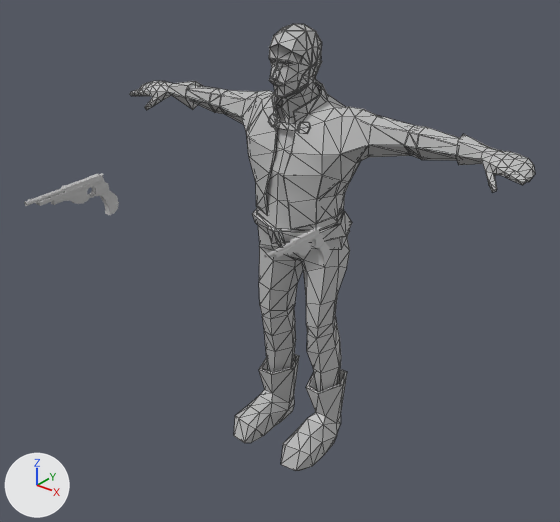
What one commit did to the FBX model Diamond Engine/Project Folder/Assets/Models/[3] - Main Menu Action Poses/GreefKarga_Pose.fbx.
One viewpoint serves both versions: a 50 mm lens placed at (0.0176, -0.0229, 0.0228), pointed at (0.0008, -0.0018, 0.0097). Lighting does not change. The marker at lower left points along +X, +Y and +Z. Mesh edges are drawn as thin lines on the coarser meshes. Where no turn or scale is listed for an object, it has been applied to the vertices. Vertices at the same position are counted once.

The first picture shows 'Blaster', 'Blaster1', 'Greef_Karga'.
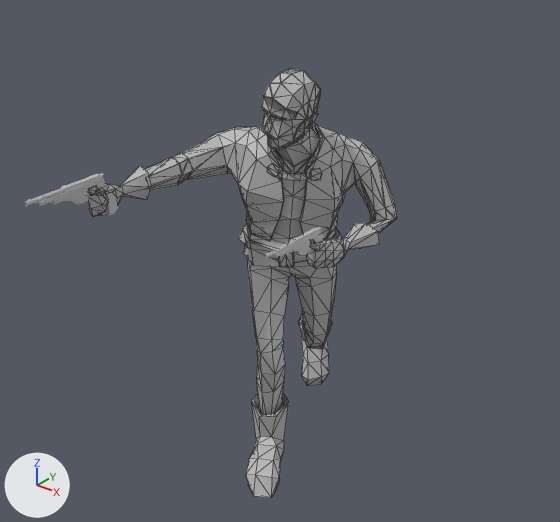
Location of each change, (x1, y1, x2, y2) in pixels of the pictures (560 x 522 px; the box of a moved part takes in the faces that stretch with it):
'Greef_Karga', reshaped, moved (23% narrower)
    before: (130, 24, 535, 471)
    after: (87, 69, 397, 498)
part 1 of me_mesh_002, moved or reshaped
    before: (272, 64, 281, 81)
    after: (264, 117, 274, 134)
part 2 of me_mesh_002, moved or reshaped
    before: (274, 119, 299, 131)
    after: (278, 170, 311, 181)
part 3 of me_mesh_002, moved or reshaped
    before: (298, 122, 310, 133)
    after: (267, 163, 280, 177)
part 4 of me_mesh_002, moved or reshaped
    before: (268, 114, 277, 127)
    after: (309, 168, 322, 180)
part 5 of me_mesh_002, moved or reshaped
    before: (252, 209, 352, 243)
    after: (238, 224, 343, 263)
part 6 of me_mesh_002, added
    after: (299, 314, 332, 386)
part 7 of me_mesh_002, moved or reshaped
    before: (234, 354, 299, 443)
    after: (246, 394, 289, 498)
part 8 of me_mesh_002, moved or reshaped
    before: (274, 67, 310, 98)
    after: (267, 120, 305, 149)
part 9 of me_mesh_002, moved or reshaped
    before: (278, 59, 291, 63)
    after: (271, 113, 284, 119)
part 10 of me_mesh_002, added
    after: (145, 122, 397, 241)
part 11 of me_mesh_002, added
    after: (261, 69, 320, 167)
part 12 of me_mesh_002, added
    after: (247, 258, 337, 415)
part 13 of me_mesh_002, added
    after: (87, 165, 151, 217)
part 14 of me_mesh_002, added
    after: (306, 223, 380, 269)
part 15 of me_mesh_002, added
    after: (243, 129, 336, 268)
part 16 of me_mesh_002, deleted
    before: (130, 24, 535, 249)
part 17 of me_mesh_002, cut back
    before: (259, 239, 350, 471)
    after: (279, 254, 294, 268)

Edits to the bpy script that builds the scene:
```text
Change me_mesh_002:
    remove me_mesh_002.from_pydata(...)  # 1079 vertices, 2064 faces; spans x -0.0093..0.0093, y -0.0022..0.0022, z -0.0001..0.0183
    add me_mesh_002.from_pydata(...)  # 1075 vertices, 2044 faces; spans x -0.003..0.0044, y -0.0087..0.0053, z -0.0091..0.0081
    me_mesh_002 part 1: the loose piece of 18 vertices spanning x -0.0002..0.0001, y -0.0012..-0.0007, z 0.0164..0.0171 is moved by (0.0014, -0.0021, -0.0103)
    me_mesh_002 part 2: the loose piece of 16 vertices spanning x -0.0006..0.0006, y -0.0007..-0.0004, z 0.0145..0.0148 is multiplied about its middle by the matrix ((0.815, -0.516, 0.264), (0.576, 0.768, -0.279), (-0.059, 0.379, 0.923)), then moved by (0.0015, -0.0014, -0.0104)
    me_mesh_002 part 3: the loose piece of 12 vertices spanning x 0.0005..0.001, y -0.0006..-0.0003, z 0.0145..0.0149 is multiplied about its middle by the matrix ((0.799, 0.069, 0.584), (0.107, 0.952, -0.259), (-0.578, 0.272, 0.759)), then moved by (0.0, -0.0018, -0.0103)
    me_mesh_002 part 4: the loose piece of 12 vertices spanning x -0.001..-0.0005, y -0.0005..-0.0003, z 0.0145..0.0149 is multiplied about its middle by the matrix ((0.362, -0.91, -0.042), (0.803, 0.34, -0.448), (0.43, 0.131, 0.871)), then moved by (0.0028, -0.0011, -0.0104)
    me_mesh_002 part 5: the loose piece of 36 vertices spanning x -0.0022..0.0022, y -0.0013..0.0022, z 0.01..0.011 is turned 30.7 degrees about the z axis through its middle, then moved by (0.0001, -0.0008, -0.0096)
    me_mesh_002 part 6: the loose piece of 76 vertices spanning x 0.0005..0.0022, y -0.0022..0.0018, z -0.0001..0.0031 is copied, and the copy is multiplied about its middle by the matrix ((0.778, -0.326, 0.531), (0.623, 0.431, -0.648), (-0.018, 0.838, 0.541)), then moved by (-0.0027, 0.0037, -0.0082); it spans x -0.003..-0.0003, y 0.0022..0.0053, z -0.0091..-0.0041
    me_mesh_002 part 7: the loose piece of 76 vertices spanning x -0.0022..-0.0005, y -0.0021..0.0017, z -0.0001..0.003 is turned 35.3 degrees about the z axis through its middle, then moved by (0.0021, -0.0025, -0.0091)
    me_mesh_002 part 8: the loose piece of 32 vertices spanning x -0.0008..0.0007, y -0.001..0.0, z 0.0157..0.0169 is multiplied about its middle by the matrix ((0.967, -0.02, 0.213), (0.064, 0.967, -0.201), (-0.204, 0.21, 0.946)), then moved by (0.0014, -0.002, -0.0103)
    me_mesh_002 part 9: the loose piece of 10 vertices spanning x 0.0..0.0005, y -0.0011..-0.0008, z 0.0171..0.0172 is moved by (0.0015, -0.0022, -0.0104)
    me_mesh_002 part 10: a new loose piece of 270 vertices spanning x -0.0022..0.0043, y -0.0063..0.0014, z 0.0012..0.0063, in mat_lambert2 (grey #bcbcbc)
    me_mesh_002 part 11: a new loose piece of 156 vertices spanning x -0.0008..0.0024, y -0.0033..0.0003, z 0.0043..0.0081, in mat_lambert2 (grey #bcbcbc)
    me_mesh_002 part 12: a new loose piece of 120 vertices spanning x -0.0024..0.0018, y -0.0029..0.0046, z -0.0082..0.0015, in mat_lambert2 (grey #bcbcbc)
    me_mesh_002 part 13: a new loose piece of 77 vertices spanning x -0.0024..-0.0012, y -0.0087..-0.0059, z 0.0038..0.0052, in mat_lambert2 (grey #bcbcbc)
    me_mesh_002 part 14: a new loose piece of 77 vertices spanning x 0.0031..0.0044, y -0.0036..-0.0006, z 0.0016..0.0029, in mat_lambert2 (grey #bcbcbc)
    me_mesh_002 part 15: a new loose piece of 65 vertices spanning x -0.0018..0.0024, y -0.0027..0.0016, z -0.0001..0.0057, in mat_lambert2 (grey #bcbcbc)
    me_mesh_002 part 16: 6 loose pieces with 661 vertices, spanning x -0.0093..0.0093, y -0.0014..0.0022, z 0.0093..0.0183, are deleted
    me_mesh_002 part 17: 1 vertex moved within x 0.0011, y -0.0019, z 0.001; 195 vertices removed from x -0.0019..0.0022, y -0.0022..0.0021, z -0.0001..0.0111; 11 vertices added at x 0.0006..0.0013, y -0.002..-0.0014, z 0.0003..0.0011
Change ob_greef_karga:
    ob_greef_karga.location: (0.0, 0.0, 0.0) -> (0.0, 0.00002, 0.00912)
```
